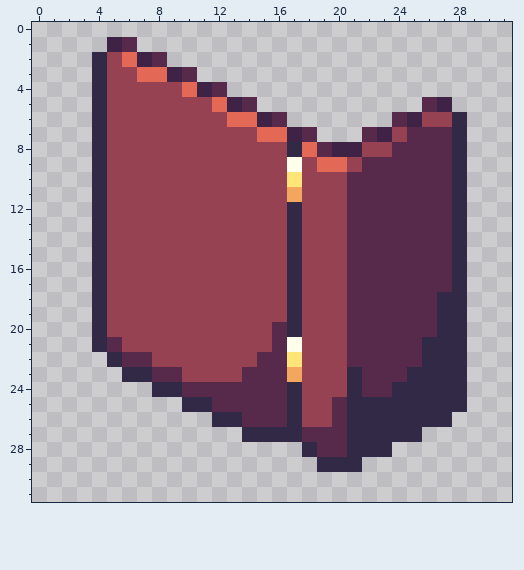
A pixel-art sprite gets an edit: ProjectToybox/Assets/Resources/Sprites/Gimmicks/toiletdoor.png. That is the earlier state.
The file is 32x32 pixels.
The same view after the edit:
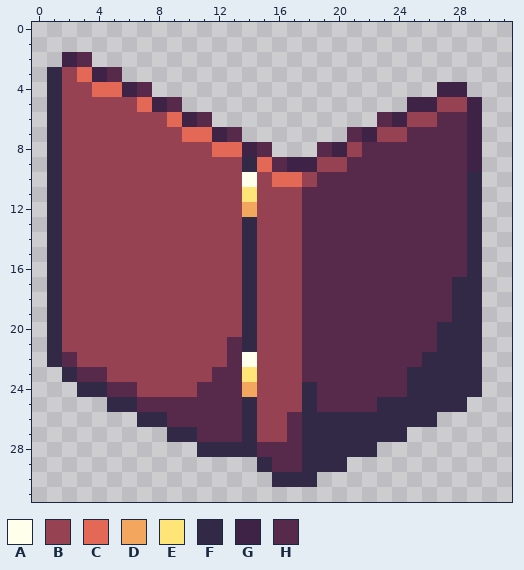
Palette (. is transparent): A #ffffeb  B #964253  C #e36956  D #f2a65e  E #ffe478  F #322947  G #3e2347  H #57294b
The exact change:
Changed rows in their new state; - is an unchanged pixel.
first column x 1:
 1 ----..-----------------------
 2 -GH.....---------------------
 3 FBCGH.....-------------------
 4 FBBCCGH.....--------------GG-
 5 FBBB--CGH.....----------GGBBG
 6 FBBB----CGH.....------HGB-HHG
 7 FBBB-----CCGH.....--HGB----HG
 8 FBBB-------CCGH...--BHH----HG
 9 FBBB---------FCHGGBBH------HG
10 FBBB---------A-CC-HH-------HF
11 FBBB---------E--BHHH-------HF
12 FBBB---------D--BHHH-------HF
13 FBBB---------F--BHHH-------HF
14 FBBB---------F--BHHH-------HF
15 FBBB---------F--BHHH-------HF
16 FBBB---------F--BHHH-------HF
17 FBBB---------F--BHHH--------F
18 FBBB---------F--BHHH------H-F
19 FBBB---------F--BHHH------H-F
20 FBBB---------F-BBHHH--------F
21 FBBBB-------HF-BBHHH-----H--F
22 FHBBBBB-----HABBBHHH--------F
23 -FHHBBBBB--HHEBBBHHHH-------F
24 --FFHHBBBB---DBBBFHHH--H----F
25 ----FFHHHHH--FBBBFH-HH-------
26 ------FFHHHHHFBBHFFF------.--
27 --------FFHHH-BBHFFF----.----
28 ----------FFFFHHH-FF--.------
29 --------------FHHF--.--------
30 ---------------FFF-----------
Changed places in both pictures, as pixel boxes (x1, y1, x2, y2):
changed: (47, 37, 482, 487)
